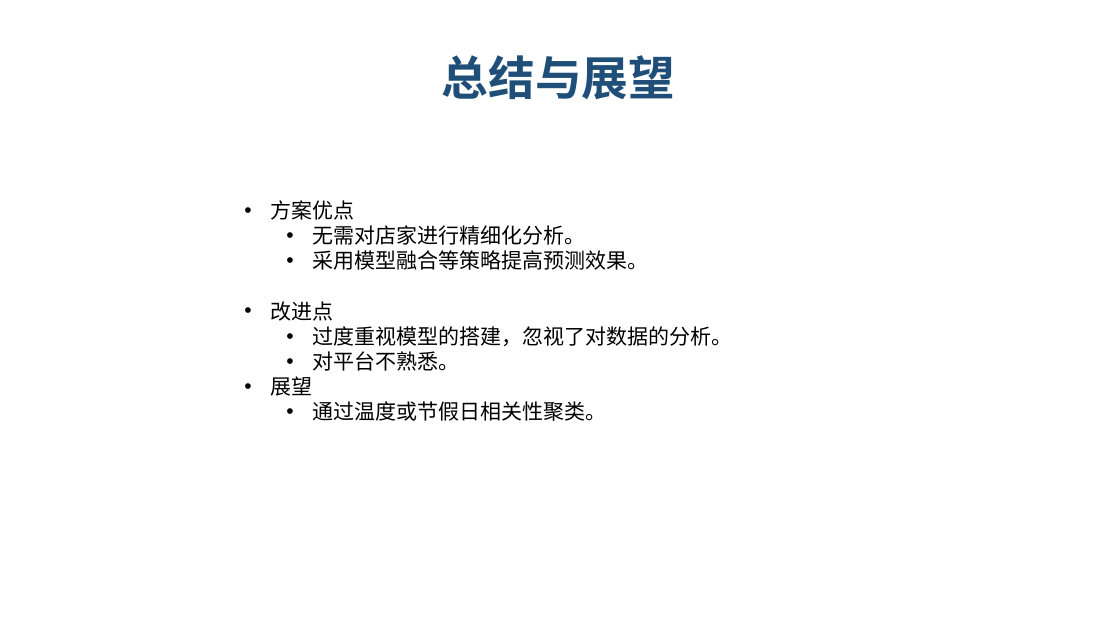
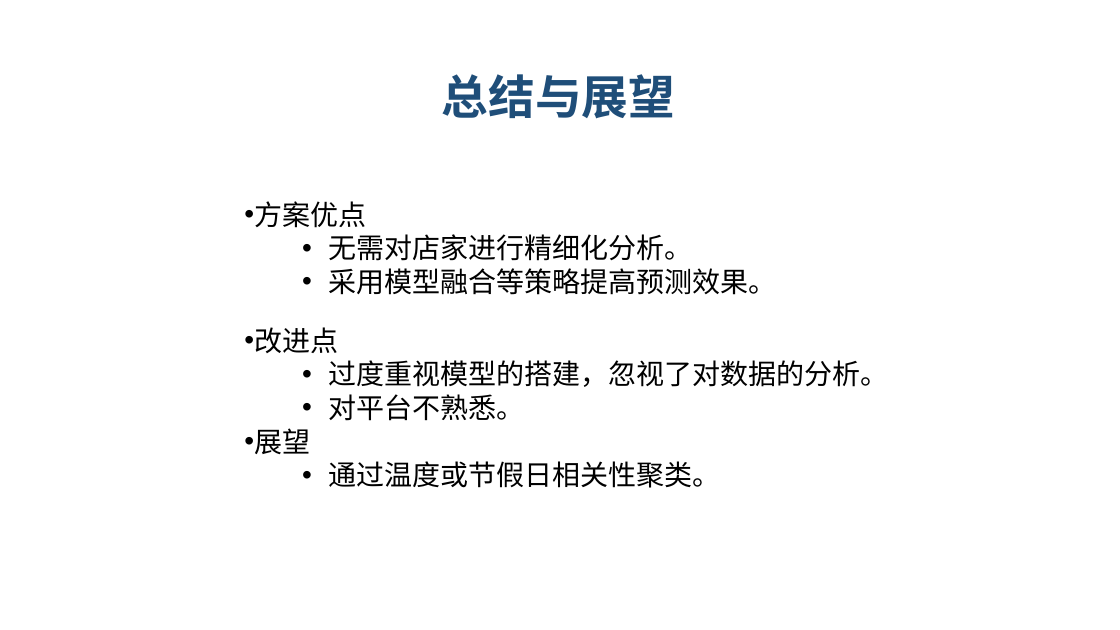
Before and after one commit to lvniqi/tianchi_power, a slide deck: slide 29 of presentation.pptx. Drawn at 1120x630 pixels with LibreOffice and Linux fonts; fonts in the diff are those of the drawing; background and template pictures are left out. Boxes give left, top, right and bottom in pixels: in the first picture for what was removed or moved away, otherwise in the second. Text is boxed around its words. In the diff, an @@ line names an element or a change of style, - is before the commit and + after.

```diff
--- a/presentation.pptx
+++ b/presentation.pptx
@@ text "总结与展望": place and size @@
-text "总结与展望" at [442,55,675,100]
+text "总结与展望" at [442,74,675,119]
@@ text "方案优点" at [254,201,888,488]: size 18 to 24 pt, font Calibri to Noto Sans CJK SC; indent changed; list level 2 to 4 in "无需对店家进行精细化分析。"; list level 2 to 4 in "采用模型融合等策略提高预测效果。"; list level 2 to 4 in "过度重视模型的搭建，忽视了对数据的分析。"; list level 2 to 4 in "对平台不熟悉。"; list level 2 to 4 in "通过温度或节假日相关性聚类。" @@
```
Also in this commit, not shown: 27 other slides changed.
